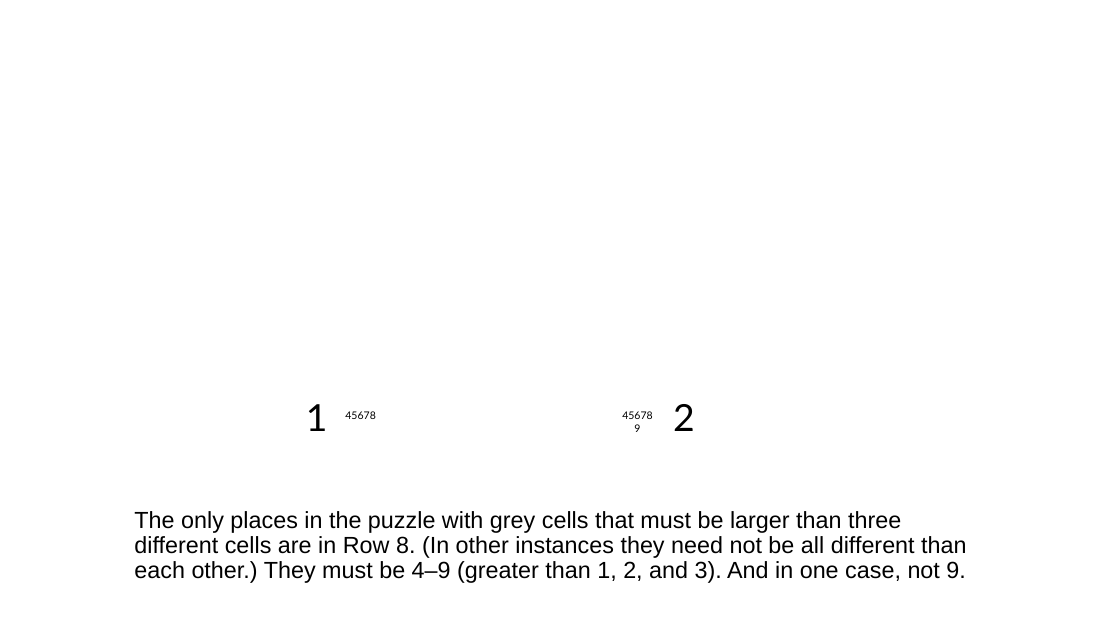
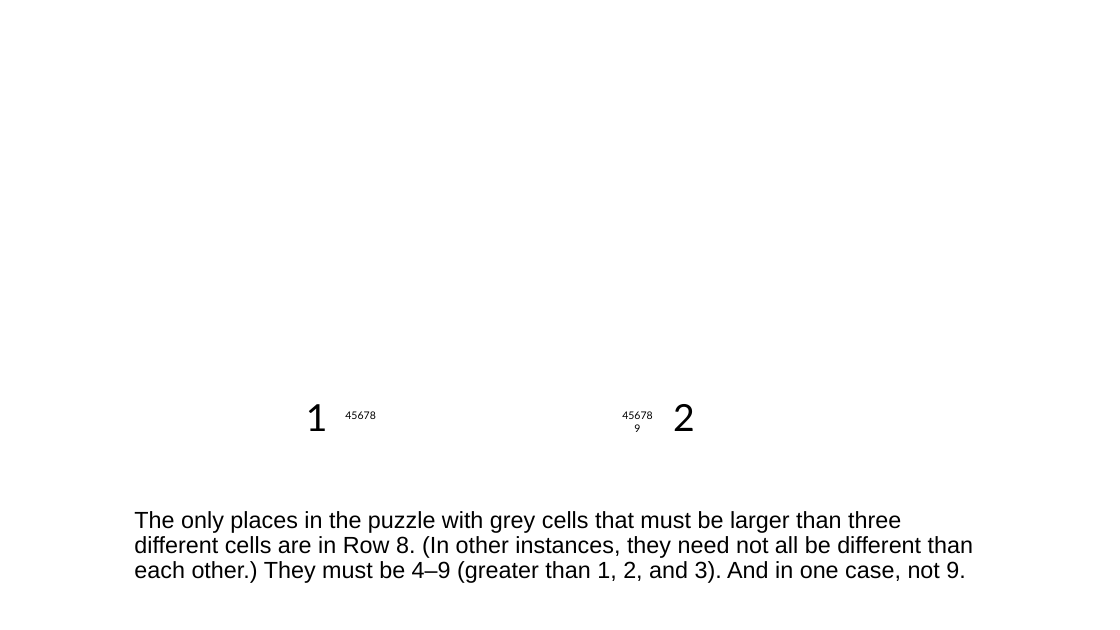
Before and after one commit to jhardis/WSJ_Number_Puzzles, a slide deck: slide 3 of 20260404_2.pptx. Drawn at 1120x630 pixels with LibreOffice and Linux fonts; fonts in the diff are those of the drawing; background and template pictures are left out. Boxes give left, top, right and bottom in pixels: in the first picture for what was removed or moved away, otherwise in the second. Text is boxed around its words. In the diff, an @@ line names an element or a change of style, - is before the commit and + after.

```diff
--- a/20260404_2.pptx
+++ b/20260404_2.pptx
@@ text at (x1=134, y1=511, x2=973, y2=583): text changed @@
-The only places in the puzzle with grey cells that must be larger than three different cells are in Row 8. (In other instances they need not be all different than each other.) They must be 4–9 (greater than 1, 2, and 3). And in one case, not 9.
+The only places in the puzzle with grey cells that must be larger than three different cells are in Row 8. (In other instances, they need not all be different than each other.) They must be 4–9 (greater than 1, 2, and 3). And in one case, not 9.
```
Also in this commit, not shown: 30 other slides changed, 3 slides removed.
